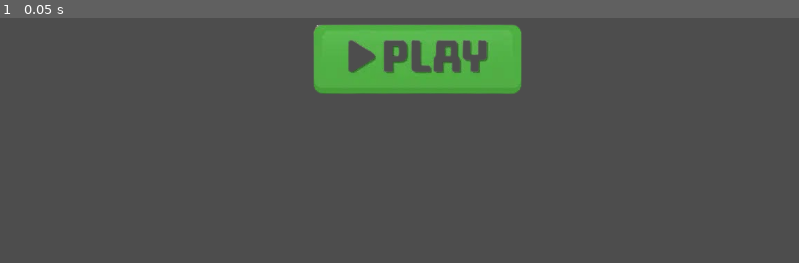
Above: before the commit, frame 1.
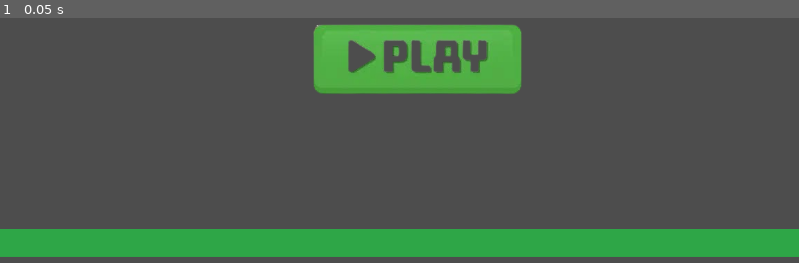
Above: after the commit, the same moment.

Repository: Barrle/hackclub-boy
Game: Godot game, scene res://scenes/main.tscn
Two runs of this game, one before a commit and one after it. Both use one fixed random seed, a clock stepped at 60 frames per second and the inputs below.
Inputs:
- Up to frame 1 (0.05 s): no input

The runs differ from the first frame. In frame 1, 11% of the frame differs, in the area x 0-100%, y 86-98%.

Commit message:
Add Player and Ground to Main scene

Diff:
--- a/scenes/main.tscn
+++ b/scenes/main.tscn
@@ -1,9 +1,12 @@
-[gd_scene format=3 uid="uid://c6v2n4q0fxy1e"]
+[gd_scene load_steps=7 format=3 uid="uid://c6v2n4q0fxy1e"]
 
 [ext_resource type="Script" uid="uid://cfuosvmpy0shk" path="res://scripts/main.gd" id="1_main"]
 [ext_resource type="Texture2D" uid="uid://hwhgcnggirnn" path="res://image-removebg-preview.png" id="2_sugp2"]
 [ext_resource type="Script" uid="uid://c8bqhd57v1kuy" path="res://scenes/animated_sprite_2d.gd" id="3_jyhfs"]
 [ext_resource type="Script" uid="uid://bqvy21nxgujne" path="res://scenes/pause.gd" id="3_tbgi4"]
+[ext_resource type="PackedScene" path="res://scenes/player.tscn" id="4_player"]
+
+[sub_resource type="WorldBoundaryShape2D" id="WorldBoundaryShape2D_floor"]
 
 [node name="Main" type="Node2D" unique_id=257177198]
 script = ExtResource("1_main")
@@ -52,3 +55,19 @@
 [node name="PauseSprite" type="Sprite2D" parent="Pause" unique_id=2323130]
 position = Vector2(602, 305)
 texture = ExtResource("2_sugp2")
+
+[node name="Player" parent="." instance=ExtResource("4_player")]
+position = Vector2(576, 200)
+
+[node name="Ground" type="StaticBody2D" parent="."]
+position = Vector2(576, 550)
+
+[node name="CollisionShape2D" type="CollisionShape2D" parent="Ground"]
+shape = SubResource("WorldBoundaryShape2D_floor")
+
+[node name="ColorRect" type="ColorRect" parent="Ground"]
+offset_left = -600.0
+offset_top = 0.0
+offset_right = 600.0
+offset_bottom = 40.0
+color = Color(0.18, 0.65, 0.28, 1)
Not shown, added: scripts/player.gd.uid
